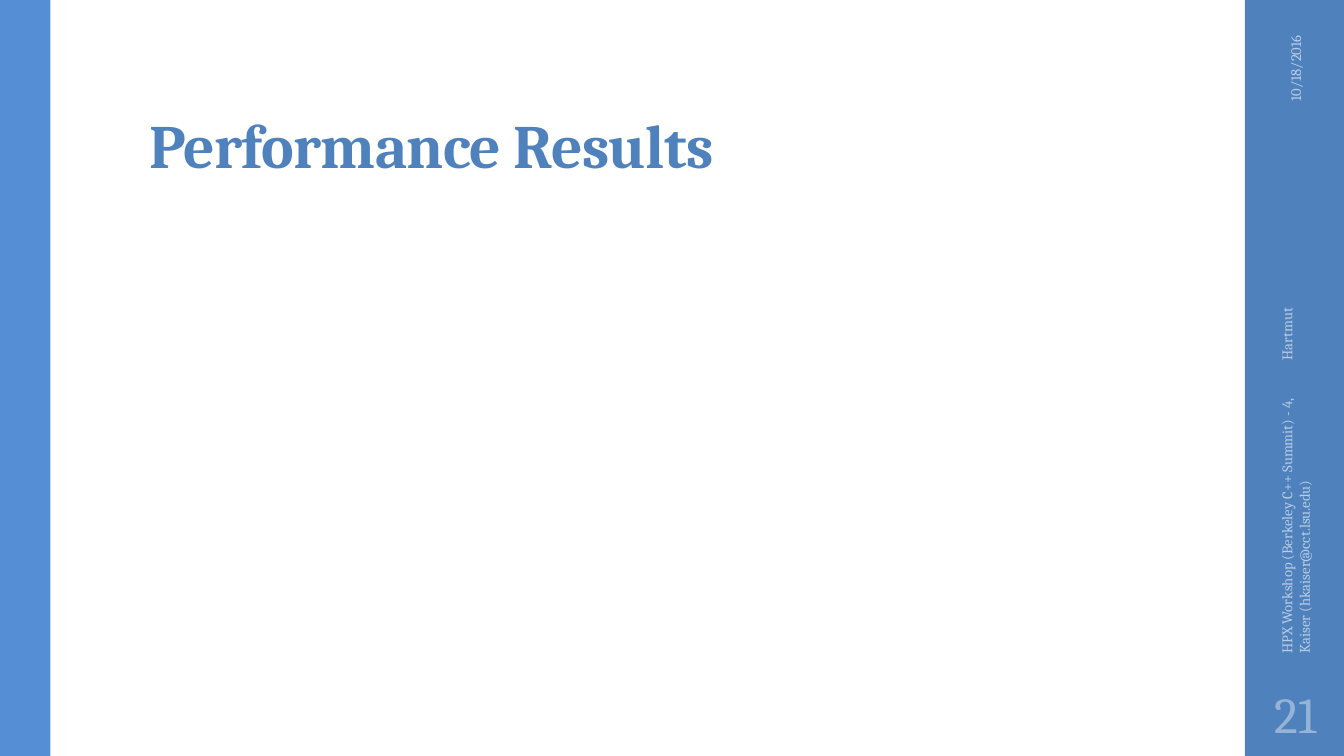
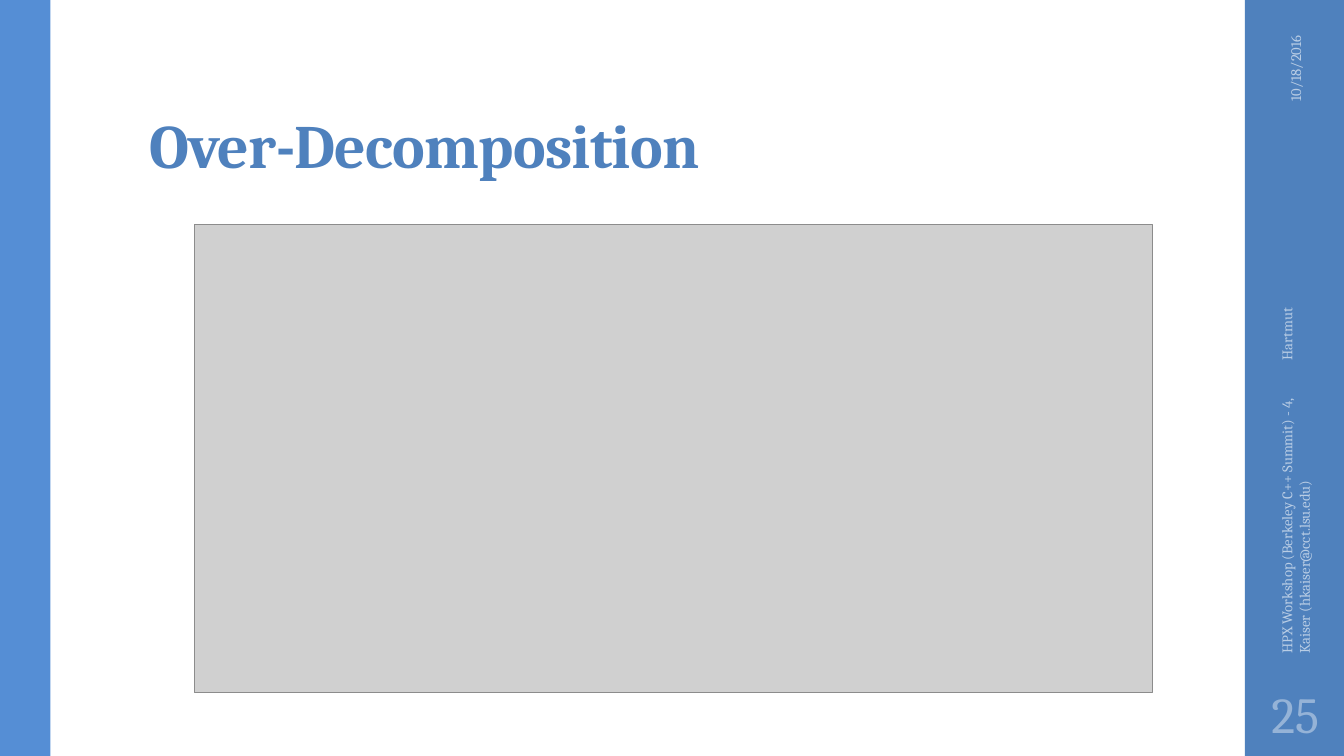
Before and after one commit to STEllAR-GROUP/tutorials, a slide deck: slide 25 of lbl2016/HPX Workshop (Berkeley C++ Summit) - 4.pptx (slide 21 before the commit). Drawn at 1344x756 pixels with LibreOffice and Linux fonts; fonts in the diff are those of the drawing; grey boxes stand for pictures; background and template pictures are left out. Boxes give left, top, right and bottom in pixels: in the first picture for what was removed or moved away, otherwise in the second. Text is boxed around its words. In the diff, an @@ line names an element or a change of style, - is before the commit and + after.

```diff
--- a/lbl2016/HPX Workshop (Berkeley C++ Summit) - 4.pptx
+++ b/lbl2016/HPX Workshop (Berkeley C++ Summit) - 4.pptx
@@ title at <box>149,125,699,181</box>: text changed @@
-Performance Results
+Over-Decomposition
@@ picture added at <box>195,224,1152,693</box> @@
@@ page number at <box>1271,699,1319,733</box>: text changed @@
-21
+25
```
Also in this commit, not shown: 5 other slides changed, 5 slides added.
